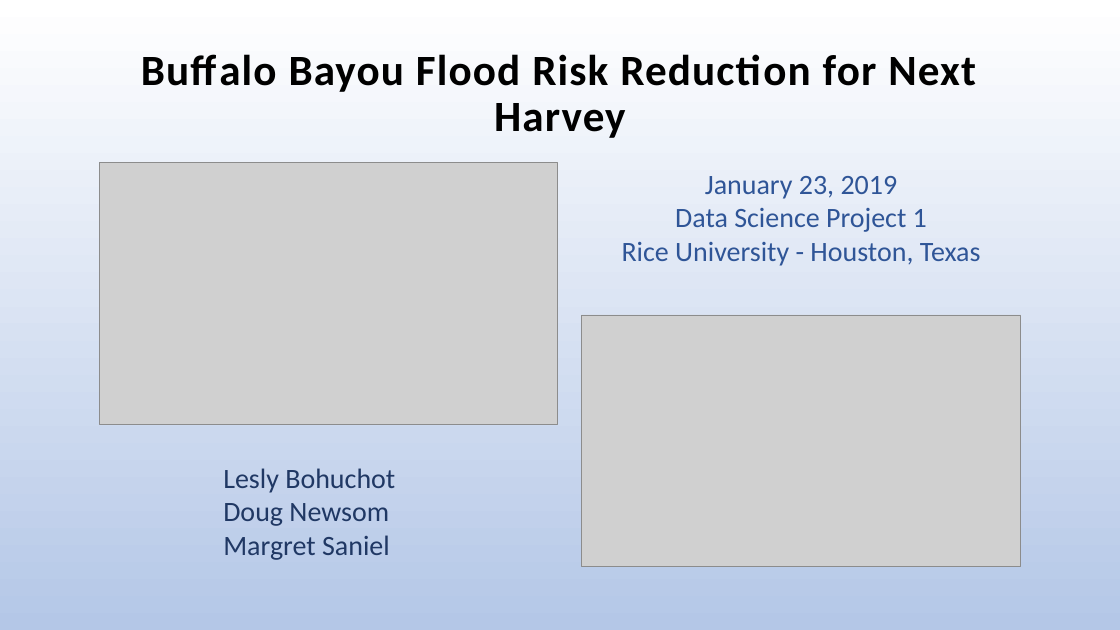
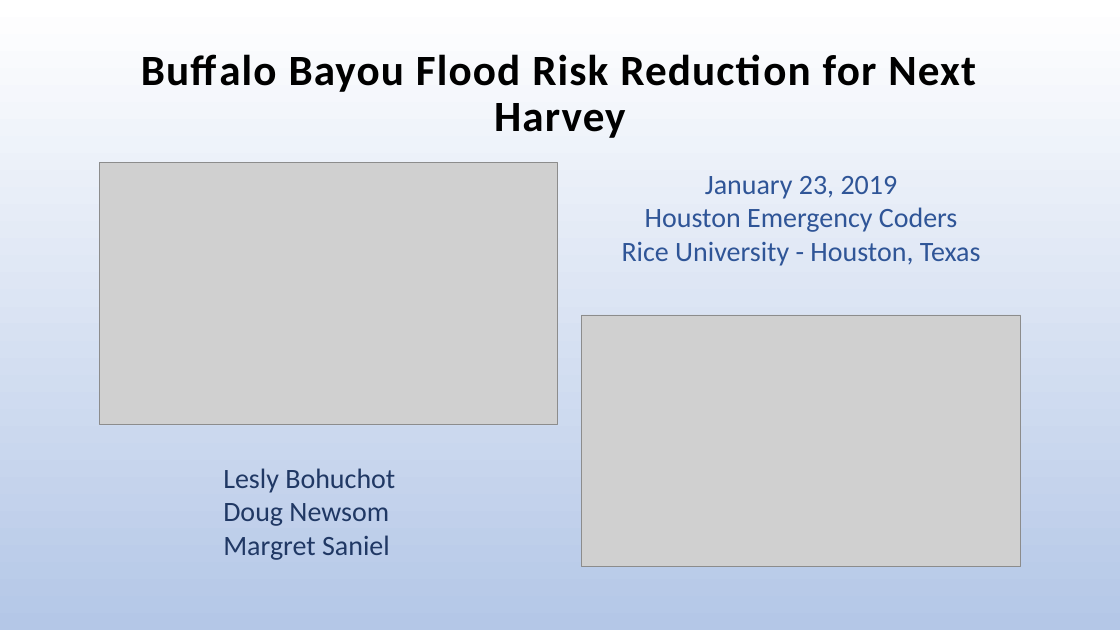
Before and after one commit to Margsaniel/htxemergencycoders, a slide deck: slide 1 of reports/presentation_with_slide_notes_doug.pptx. Drawn at 1120x630 pixels with LibreOffice and Linux fonts; fonts in the diff are those of the drawing; grey boxes stand for pictures. Boxes give left, top, right and bottom in pixels: in the first picture for what was removed or moved away, otherwise in the second. Text is boxed around its words. In the diff, an @@ line names an element or a change of style, - is before the commit and + after.

```diff
--- a/reports/presentation_with_slide_notes_doug.pptx
+++ b/reports/presentation_with_slide_notes_doug.pptx
@@ text at <box>645,207,958,232</box>: text changed @@
-Data Science Project 1
+Houston Emergency Coders
```
Also in this commit, not shown: 1 other file.
